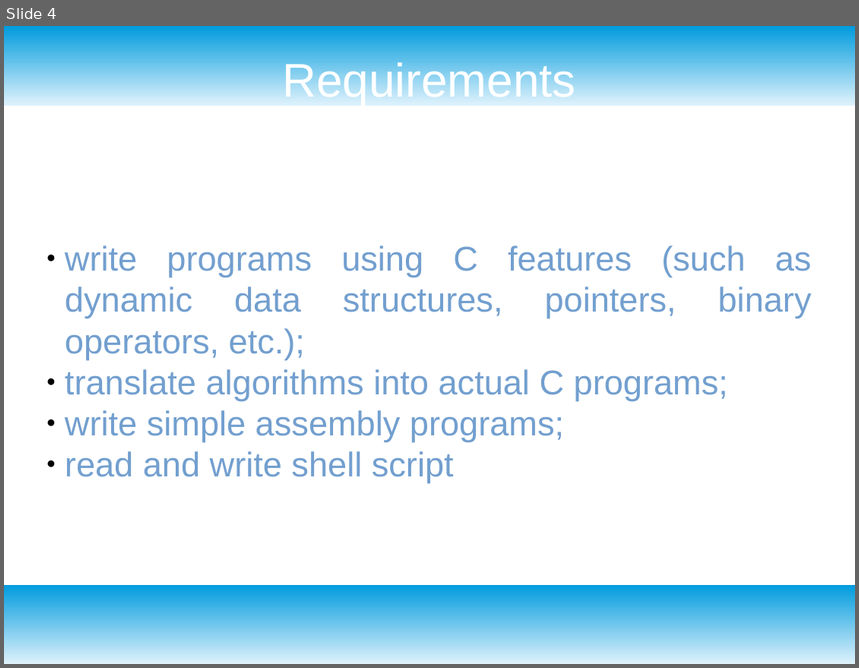
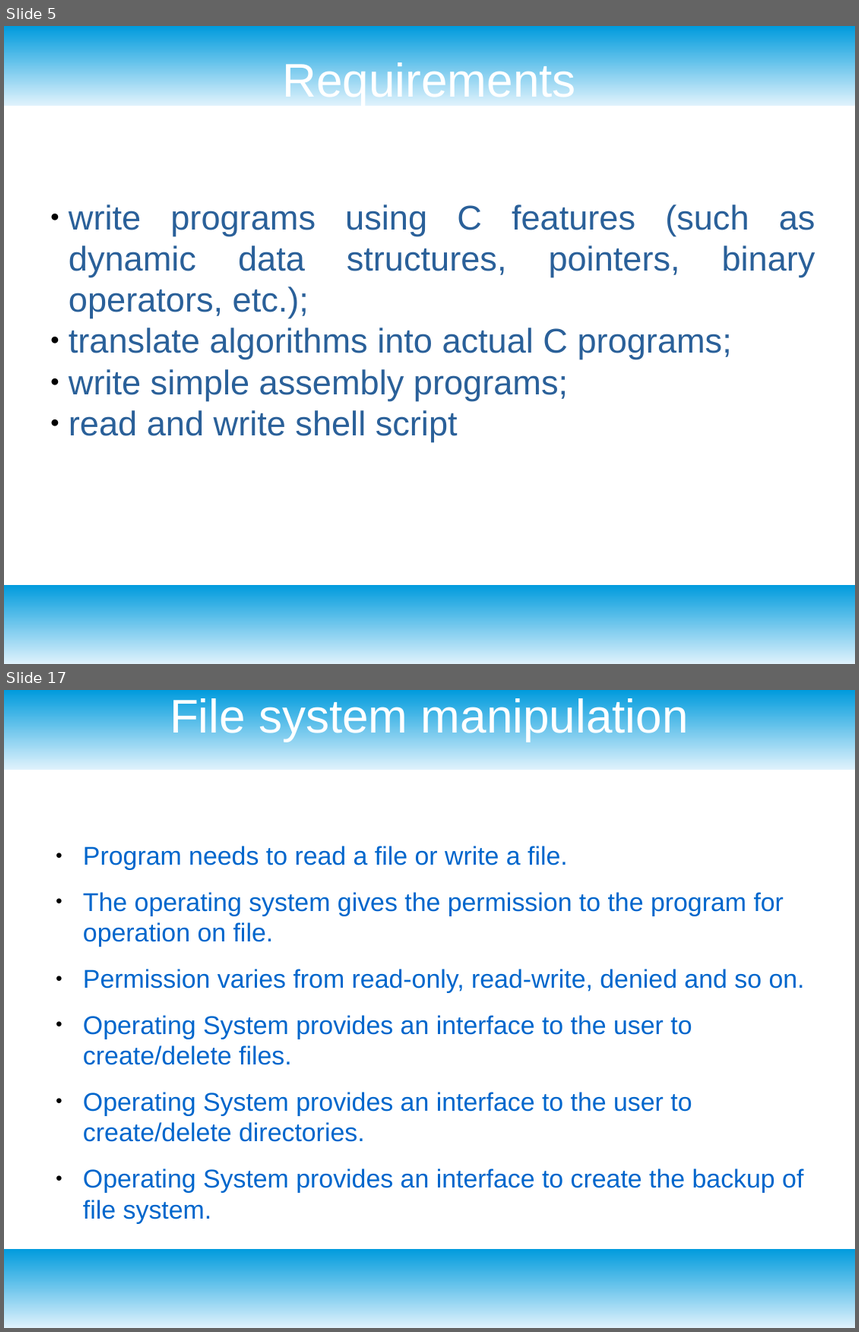
Before and after one commit to alievako/systemprogramming, a slide deck: lc1.odp. Shown one above the other, each under a label of ours: slide 4 before the commit, slides 5 and 17 after it; the slides between them are not shown. The pictures are 859x668 and 859x1332 pixels, drawn with LibreOffice and Linux fonts; fonts in the diff are those of the drawing. Boxes give left, top, right and bottom in pixels: in the first picture for what was removed or moved away, otherwise in the second. Text is boxed around its words. In the diff, an @@ line names an element or a change of style, - is before the commit and + after.

```diff
--- a/lc1.odp
+++ b/lc1.odp
@@ slide 17 added at box(4, 690, 855, 1328), background #FFFFFF; not listed: 2 template elements that a slide beside it also shows @@
@@ title added at box(170, 695, 689, 741), 44 pt, text #FFFFFF @@
+File system manipulation
@@ text added at box(83, 846, 805, 1224), 24 pt, text #0066CC @@
+● Program needs to read a file or write a file.
+● The operating system gives the permission to the program for operation on file.
+● Permission varies from read-only, read-write, denied and so on.
+● Operating System provides an interface to the user to create/delete files.
+● Operating System provides an interface to the user to create/delete directories.
+● Operating System provides an interface to create the backup of file system.
@@ what was slide 4 is now slide 5 @@
@@ slide 5 changed as well @@
@@ subtitle "write programs using C features ...": place and size @@
-subtitle "write programs using C features ..." at box(65, 246, 812, 484)
+subtitle "write programs using C features ..." at box(69, 205, 816, 442)
@@ subtitle "write programs using C features ..." at box(69, 205, 816, 442): text colour #729FCF to #2A6099 @@
```
Also in this commit, not shown: 1 other slide changed, 38 other slides added, 1 slide removed, 4 other files.
